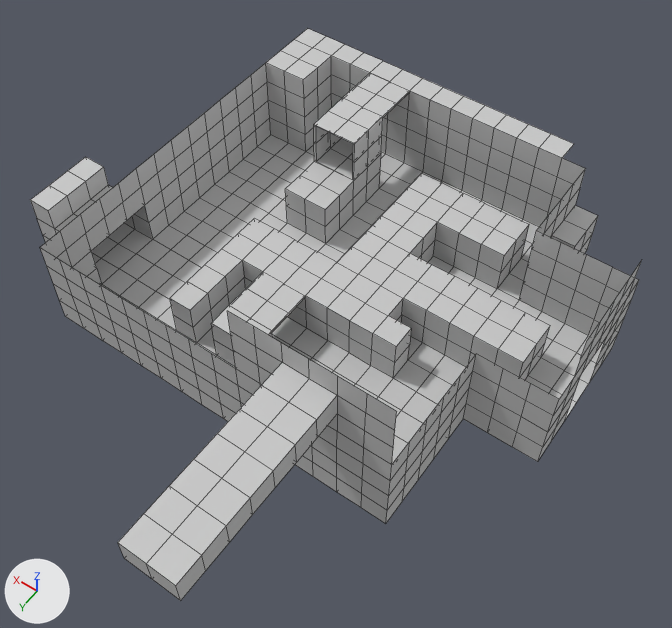
The FBX model Assets/gra_3d/geometry-11-room3part2.FBX, before and after one commit.
One viewpoint serves both versions: a camera (50 mm lens) standing at (26.13, 14.5, 13.57) and looking at (32.17, 6.05, 0.29). The lights are fixed; the arrows at lower left show +X, +Y and +Z. Mesh edges are drawn as thin lines. Where no turn or scale is listed for an object, it has been applied to the vertices. Vertices at the same position are counted once.

The first picture shows 'room3-part2'.
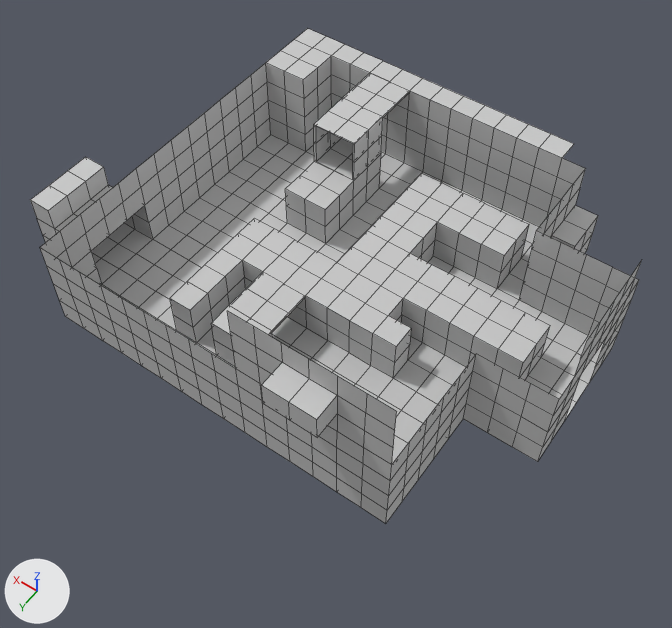
Changed parts and their boxes (x1, y1, x2, y2) in the pictures (672 x 628 px):
'room3-part2', reshaped (14% shorter)
    before: (30, 29, 642, 601)
    after: (30, 29, 642, 523)
part 1 of me_mesh, cut back
    before: (118, 385, 317, 601)
    after: (261, 385, 317, 437)

Patch to the scene script:
```diff
--- a/Assets/gra_3d/geometry-11-room3part2.FBX.py
+++ b/Assets/gra_3d/geometry-11-room3part2.FBX.py
@@ me_mesh @@
 # used by ob_room3_part2; location = (27.94, 4.32, -1.02)
-me_mesh.from_pydata(...)  # 890 vertices, 843 faces; spans x 0.0..10.67, y -4.06..7.62, z 0.0..3.56
+me_mesh.from_pydata(...)  # 854 vertices, 807 faces; spans x 0.0..10.67, y -4.06..4.57, z 0.0..3.56
+# me_mesh part 1
+# 36 vertices are removed from x 2.54..3.56, y 5.08..7.62, z 2.54..3.05
+# 38 faces are deleted
+# 2 new faces join them
 me_mesh.materials.append(mat_01___default)
```
